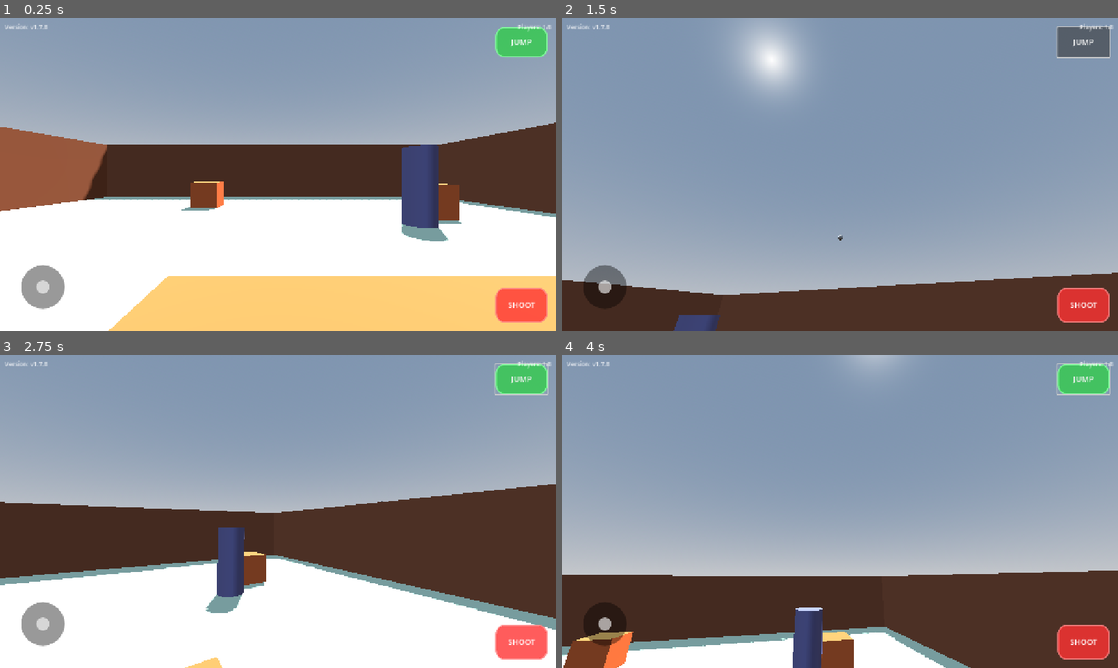
Above: before the commit, frames 1-4 (two rows, left to right).
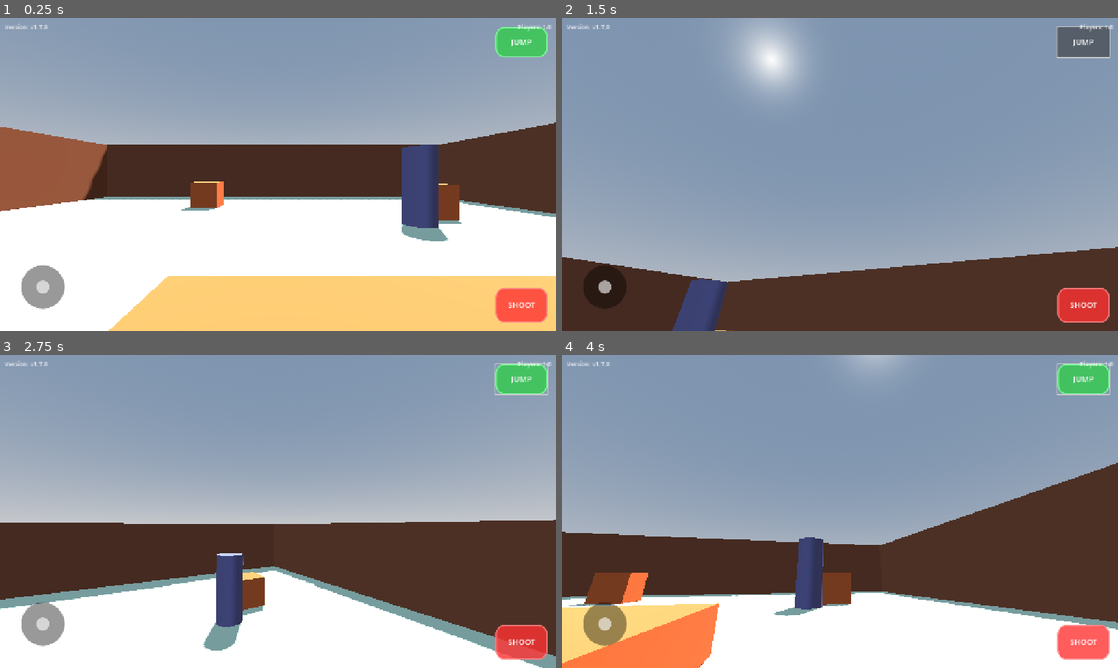
Above: after the commit, the same moments.

Repository: shikiuku/SimpleFPS
Game: Godot game, scene res://scenes/TestLevel.tscn
The game is run twice, just before and just after one commit, with the same random seed, the same clock (stepped at 60 frames per second) and the same inputs. This scene is started directly instead of the project's main scene.
Inputs (mouse positions are in pixels of both pictures, inside the frame that each line leads up to):
- Up to frame 1 (0.25 s): no input
- Up to frame 2 (1.5 s): click "SHOOT" at 0.5 s; click "JUMP" at 1.25 s
- Up to frame 3 (2.75 s): move the mouse to (400, 495) at 2.02 s; hold D (move_right) from 2.03 s (still down); tap Space (jump) at 2.1, 2.27, 2.57 s; click (400, 495) at 2.17 s
- Up to frame 4 (4 s): release D (move_right) at 2.75 s; drag from (728, 527) to (812, 574) at 2.77 s; move the mouse to (895, 442) at 3.52 s; hold D (move_right) from 3.53 s (still down); tap Space (jump) at 3.6 s; click (895, 442) at 3.67 s

The runs differ from the first frame. In frame 1, less than 0.1% of the frame differs, in the area x 8-9%, y 2-3%; in frame 2, 6.5%; in frame 3, 17%; in frame 4, 36%, in the area x 0-100%, y 2-100%.
Error after the commit: Invalid access to property or key 'look_input' on a base object of type 'CanvasLayer (MobileUI.gd)'. (res://scripts/SimpleFPSController.gd:74)

Commit message:
完全に視点操作機能を削除、v1.7.9に更新
- MobileUI.gdから視点操作関連コードを徹底的に削除
- view_touch_idを削除
- _on_view_touch関数を削除
- view_areaのgui_input接続を無効化
- バージョンをv1.7.9に更新

Diff:
--- a/project.godot
+++ b/project.godot
@@ -23,9 +23,6 @@
 
 window/size/viewport_width=1280
 window/size/viewport_height=720
-window/size/mode=0
-window/size/resizable=true
-window/size/borderless=false
 window/stretch/mode="canvas_items"
 window/handheld/orientation=1
 
--- a/scripts/GameUI.gd
+++ b/scripts/GameUI.gd
@@ -4,7 +4,7 @@
 @onready var player_count_label = $PlayerCountLabel
 
 # ゲームのバージョン
-const VERSION = "v1.7.8"
+const VERSION = "v1.7.9"
 
 func _ready():
 	# バージョンを表示
--- a/scripts/MobileUI.gd
+++ b/scripts/MobileUI.gd
@@ -1,7 +1,7 @@
 extends CanvasLayer
 
 signal move_input(direction: Vector2)
-signal look_input(delta: Vector2)
+# signal look_input(delta: Vector2)  # 視点操作信号を完全に無効化
 signal shoot_pressed
 signal jump_pressed
 
@@ -17,9 +17,8 @@
 
 # タッチ管理
 var joystick_touch_id = -1
-var view_touch_id = -1
+# var view_touch_id = -1  # 視点操作用タッチID削除
 var active_touch_ids = {}  # アクティブなタッチを追跡
-var is_any_button_pressed = false  # いずれかのボタンが押されているか
 
 # ジョイスティック設定（新版）
 var joystick_center = Vector2.ZERO
@@ -66,22 +65,19 @@
 		print("Movement area z_index: ", movement_area.z_index)
 	else:
 		print("ERROR: movement_area is null!")
-	if view_area:
-		view_area.gui_input.connect(_on_view_touch)
-		print("View area connected")
+	# 視点操作エリアの接続を完全に無効化
+	# if view_area:
+	# 	view_area.gui_input.connect(_on_view_touch)
+	# 	print("View area connected")
 
 	print("MobileUI setup complete!")
 
-# 全てのタッチ状態をクリーンアップ
+# 全てのタッチ状態をクリーンアップ（シンプル版）
 func _cleanup_all_touches():
 	print("=== CLEANUP ALL TOUCHES ===")
-	print("Previous active touch IDs: ", active_touch_ids)
 	joystick_touch_id = -1
-	view_touch_id = -1
+	# view_touch_id = -1  # 視点操作用タッチID削除
 	active_touch_ids.clear()
-	is_any_button_pressed = false
-	shoot_button_pressed = false
-	jump_button_pressed = false
 	_reset_joystick_knob()
 	move_input.emit(Vector2.ZERO)
 	print("All touch states cleaned")
@@ -100,31 +96,7 @@
 		joystick_knob.position = base_center - knob_half_size
 		print("Joystick knob reset to center: ", joystick_knob.position)
 
-# 改善されたジョイスティックエリア判定
-func _is_position_in_joystick_area(view_area_touch_pos: Vector2) -> bool:
-	if not joystick_base or not view_area:
-		return false
-
-	# ViewAreaのローカル座標をグローバル座標に変換
-	var view_area_global = view_area.global_position + view_area_touch_pos
-
-	# ジョイスティックのグローバル位置と範囲を取得
-	var joystick_global_pos = joystick_base.global_position
-	var joystick_size = joystick_base.size
-	var joystick_rect = Rect2(joystick_global_pos, joystick_size)
-
-	# 確実な分離のため大きなマージンを追加（スマートフォンの指の太さを考慮）
-	joystick_rect = joystick_rect.grow(60)  # 30 → 60 に拡大
-
-	var is_in_area = joystick_rect.has_point(view_area_global)
-	if is_in_area:
-		print("=== JOYSTICK AREA CONFLICT DETECTED ===")
-		print("View touch pos: ", view_area_touch_pos)
-		print("View global: ", view_area_global)
-		print("Joystick rect (with margin): ", joystick_rect)
-		print("Original joystick rect: ", Rect2(joystick_global_pos, joystick_size))
-
-	return is_in_area
+# ジョイスティックエリア判定機能を削除（干渉防止機能無効化）
 
 func _on_movement_touch(event: InputEvent):
 	print("=== MOVEMENT TOUCH EVENT RECEIVED ===")
@@ -139,21 +111,12 @@
 		if event.pressed and joystick_touch_id == -1:
 			# 他の操作と競合していないかチェック
 			if not active_touch_ids.has(event.index):
-				# タッチ開始 - 視点操作が進行中の場合は穏やかに終了
-				if view_touch_id != -1:
-					print("=== GENTLY ENDING VIEW TOUCH - JOYSTICK STARTING ===")
-					# 視点操作を段階的に終了
-					active_touch_ids.erase(view_touch_id)
-					view_touch_id = -1
-					# 少し待機してからジョイスティックを開始
-					await get_tree().process_frame
-
+				# ジョイスティック開始（シンプル版）
 				joystick_touch_id = event.index
 				active_touch_ids[event.index] = "joystick"
 				_update_joystick(event.position)
 				print("=== JOYSTICK TOUCH STARTED ===")
 				print("Position: ", event.position, " ID: ", event.index)
-				print("Active touches: ", active_touch_ids)
 			else:
 				print("=== JOYSTICK TOUCH BLOCKED ===")
 				print("Touch ID ", event.index, " already used by: ", active_touch_ids.get(event.index))
@@ -173,15 +136,7 @@
 	# PC環境でのマウス操作サポート
 	elif event is InputEventMouseButton and event.button_index == MOUSE_BUTTON_LEFT:
 		if event.pressed and joystick_touch_id == -1:
-			# 視点操作が進行中の場合は穏やかに終了
-			if view_touch_id != -1:
-				print("=== GENTLY ENDING VIEW TOUCH - JOYSTICK MOUSE STARTING ===")
-				active_touch_ids.erase(view_touch_id)
-				view_touch_id = -1
-				# 少し待機してからジョイスティックを開始
-				await get_tree().process_frame
-
-			# マウスでのジョイスティック開始（PC環境用）
+			# マウスでのジョイスティック開始（PC環境用・シンプル版）
 			joystick_touch_id = 0  # マウス用の固定ID
 			active_touch_ids[0] = "joystick_mouse"
 			_update_joystick(event.position)
@@ -244,70 +199,9 @@
 		move_input.emit(Vector2.ZERO)
 		print("=== MOVE INPUT ZERO (dead zone) ===")
 
-func _on_view_touch(event: InputEvent):
-	# ジョイスティックが使用中の場合は全てのViewAreaイベントを完全に無視
-	if joystick_touch_id != -1:
-		print("=== VIEW AREA EVENT BLOCKED - JOYSTICK ACTIVE (ID:", joystick_touch_id, ") ===")
-		get_viewport().set_input_as_handled()
-		return
-
-	if event is InputEventScreenTouch:
-		if event.pressed and view_touch_id == -1:
-			# 他の操作と競合していないかチェック
-			if not active_touch_ids.has(event.index):
-				# ジョイスティックエリア内の場合は視点操作を開始しない（より厳密な判定）
-				if _is_position_in_joystick_area(event.position):
-					print("=== VIEW TOUCH IGNORED - IN JOYSTICK AREA ===")
-					print("Position: ", event.position)
-					get_viewport().set_input_as_handled()
-					return
-
-				# 再度ジョイスティック状態を確認（競合状態対策）
-				if joystick_touch_id != -1:
-					print("=== VIEW TOUCH BLOCKED - JOYSTICK BECAME ACTIVE ===")
-					get_viewport().set_input_as_handled()
-					return
-
-				# 視点操作開始
-				view_touch_id = event.index
-				active_touch_ids[event.index] = "view"
-				print("=== VIEW TOUCH STARTED ===")
-				print("Position: ", event.position, " ID: ", event.index)
-				print("Active touches: ", active_touch_ids)
-			else:
-				print("=== VIEW TOUCH BLOCKED ===")
-				print("Touch ID ", event.index, " already used by: ", active_touch_ids.get(event.index))
-				get_viewport().set_input_as_handled()
-		elif not event.pressed and event.index == view_touch_id:
-			# 視点操作終了
-			view_touch_id = -1
-			active_touch_ids.erase(event.index)
-			print("View touch ended ID: ", event.index)
-
-	elif event is InputEventScreenDrag and event.index == view_touch_id:
-		# 視点ドラッグ（自分のタッチIDのみ処理）
-		if active_touch_ids.get(event.index) == "view":
-			# ジョイスティック使用中は視点操作を完全に無効化（最優先チェック）
-			if joystick_touch_id != -1:
-				print("=== VIEW DRAG BLOCKED - JOYSTICK ACTIVE (ID:", joystick_touch_id, ") ===")
-				# 視点操作を強制終了
-				view_touch_id = -1
-				active_touch_ids.erase(event.index)
-				get_viewport().set_input_as_handled()
-				return
-
-			# 通常の視点操作（ボタンによる感度変更を削除）
-			var base_sensitivity = 0.0003  # 通常の感度に戻す
-			var delta = event.relative * base_sensitivity
-
-			# 過度な動きを制限（緩和）
-			var max_delta = 0.05  # より自然な動きを許可
-			delta = delta.limit_length(max_delta)
-
-			look_input.emit(delta)
-			print("=== LOOK INPUT EMITTED (NORMAL MODE) ===")
-			print("Look delta: ", delta, " Sensitivity: ", base_sensitivity)
-			print("Event relative: ", event.relative)
+# 視点操作機能を完全に削除
+# func _on_view_touch(event: InputEvent):
+# 	pass
 
 func _on_shoot_pressed():
 	print("SHOOT BUTTON PRESSED!")
Not shown, added: get_shortcut.ps1
